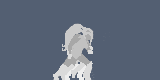
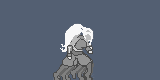
Layers edited between the first and the second 160×80 image:
painted on "Right Leg #0" over [53, 51, 87, 80]
painted on "Left Leg #0" over [64, 54, 94, 80]
moved "Body #0" below "Left Arm #0", painted on it over [62, 27, 110, 64]
painted on "Right Leg #1" over [60, 51, 87, 80]
painted on "Left Leg #1" over [65, 54, 94, 80]
moved "Body #1" below "Left Arm #1", painted on it over [61, 27, 110, 64]
painted on "Right Leg #2" over [58, 48, 89, 80]
moved "Body #2" below "Left Arm #2", painted on it over [61, 23, 110, 60]
painted on "Right Leg #3" over [58, 48, 91, 80]
painted on "Left Leg #3" over [63, 53, 94, 80]
moved "Body #3" below "Left Arm #3", painted on it over [62, 23, 110, 60]
moved "Left Leg #4" above "Right Leg #4", painted on it over [53, 51, 87, 80]
painted on "Right Leg #4" over [55, 53, 94, 80]
removed group "5" (5 layers) over [58, 23, 110, 80]
removed layer "Body #5" from group "5" over [62, 23, 110, 60]
removed layer "Right Leg #5" from group "5" over [58, 48, 90, 80]
removed layer "Left Leg #5" from group "5" over [64, 53, 94, 80]
removed group "6" (5 layers) over [58, 23, 110, 80]
removed layer "Body #6" from group "6" over [62, 23, 110, 60]
removed layer "Right Leg #6" from group "6" over [58, 48, 88, 79]
removed group "7" (5 layers) over [60, 27, 110, 80]
removed layer "Body #7" from group "7" over [62, 27, 110, 64]
removed layer "Right Leg #7" from group "7" over [60, 51, 87, 80]
moved "Body #4" below "Left Arm #4", painted on it over [60, 27, 110, 64]
…and 19 more changes (11 painted, 8 removed)
